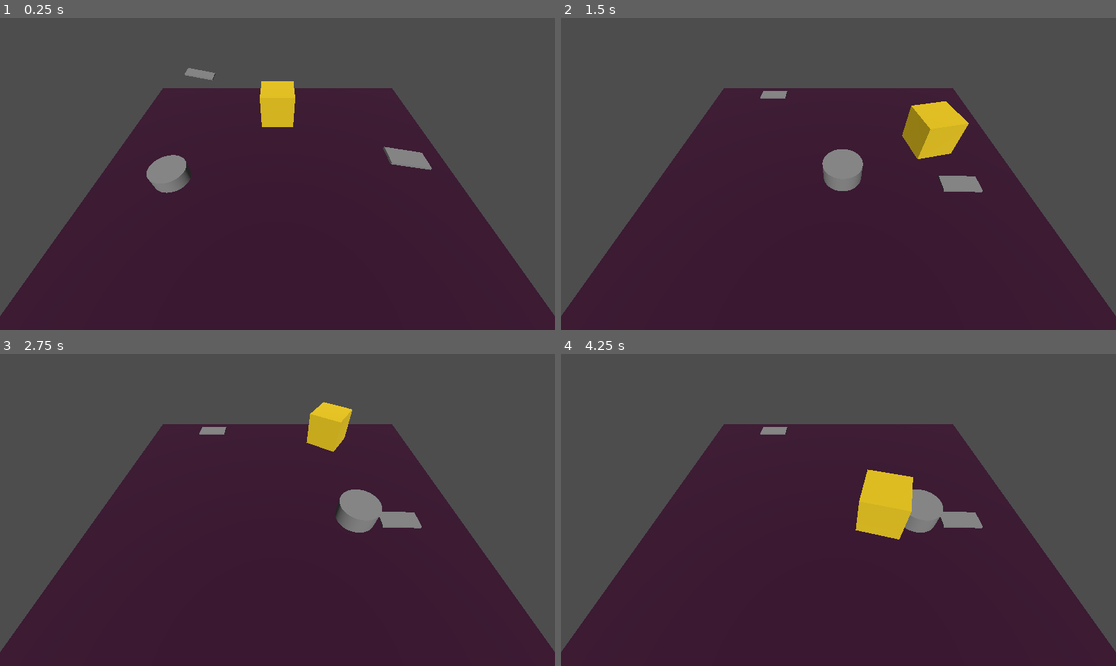
Above: before the commit, frames 1-4 (two rows, left to right).
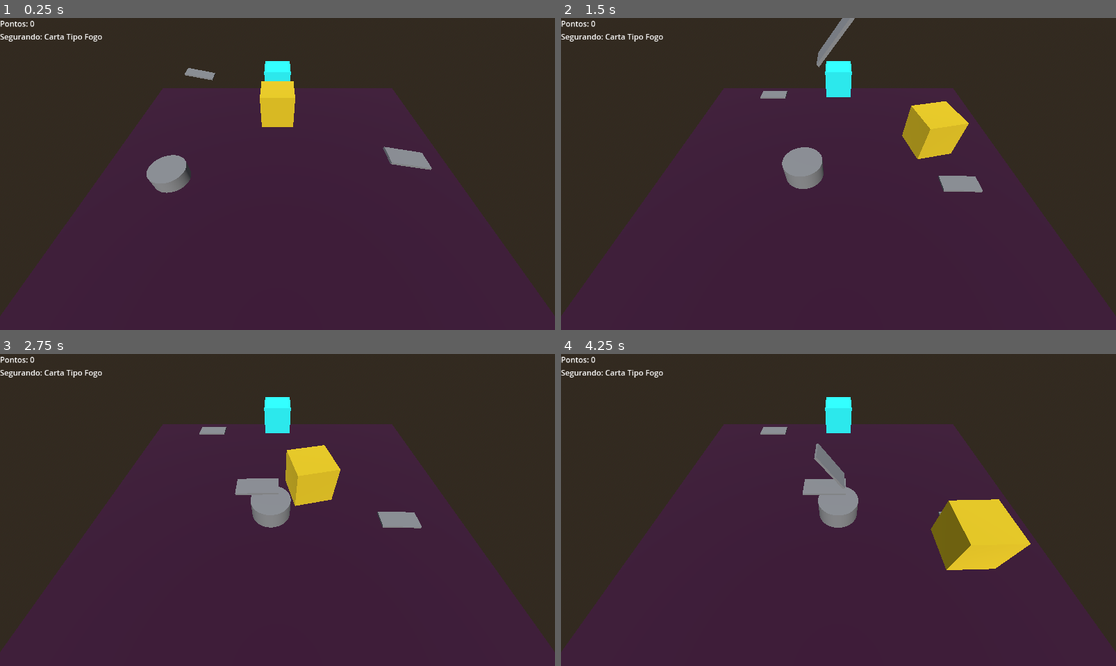
Above: after the commit, the same moments.

Repository: niksonleonard/the-delightful-letters-mess-game
Game: Godot game, scene res://main_scene.tscn
Same seed, same stepped clock (60 frames per second), same inputs: the game is played once before the commit and once after it.
Inputs (mouse positions are in pixels of both pictures, inside the frame that each line leads up to):
- Up to frame 1 (0.25 s): no input
- Up to frame 2 (1.5 s): move the mouse to (960, 158) at 0.52 s; click (960, 158) at 0.6 s; move the mouse to (727, 189) at 1.27 s; click (727, 189) at 1.35 s
- Up to frame 3 (2.75 s): move the mouse to (333, 441) at 2.02 s; click (333, 441) at 2.1 s
- Up to frame 4 (4.25 s): move the mouse to (810, 572) at 2.77 s; click (810, 572) at 2.85 s; move the mouse to (1005, 556) at 3.52 s; click (1005, 556) at 3.6 s

The runs differ from the first frame. In frame 1, 44% of the frame differs, in the area x 0-100%, y 0-96%; in frame 2, 46%; in frame 3, 48%; in frame 4, 51%.

Commit message:
feat: added some sounds and XR base

Diff:
--- a/JoaninhaController.gd
+++ b/JoaninhaController.gd
@@ -4,7 +4,7 @@
 
 const LETTERS_GROUP = "letters"
 
-var Speed = 3
+var Speed = 2
 
 func _letter_touched_floor(target_position: Vector3):
 	navigationAgent.target_position = target_position
@@ -37,6 +37,7 @@
 
 ## Represents all the proccess that must be done when touch a letter
 func eatTheFoundLetter(letter: Object):
+	$AudioStreamPlayer3D.play()
 	print("Nhaaac!")
 
 	# For now just destroy the letter
--- a/JoaninhaObject.tscn
+++ b/JoaninhaObject.tscn
@@ -1,6 +1,7 @@
-[gd_scene load_steps=4 format=3 uid="uid://c1mbd01sf4615"]
+[gd_scene load_steps=5 format=3 uid="uid://c1mbd01sf4615"]
 
 [ext_resource type="Script" path="res://JoaninhaController.gd" id="1_trdbi"]
+[ext_resource type="AudioStream" uid="uid://dmmsskhicg28m" path="res://sounds/4chewing-carrot-a.wav" id="2_qbpow"]
 
 [sub_resource type="BoxShape3D" id="BoxShape3D_1t2d1"]
 
@@ -24,3 +25,6 @@
 path_desired_distance = 0.1
 
 [node name="NavigationObstacle3D" type="NavigationObstacle3D" parent="."]
+
+[node name="AudioStreamPlayer3D" type="AudioStreamPlayer3D" parent="."]
+stream = ExtResource("2_qbpow")
--- /dev/null
+++ b/LetterSpawmerController.gd
@@ -0,0 +1,18 @@
+extends Node3D
+
+# Reference to wich scene create (a link  to Letter Object)
+@export var letter_object_scene: PackedScene
+
+# Called when the node enters the scene tree for the first time.
+func _ready():
+	$CreateLetterTimer.timeout.connect(createLetterInstance)
+
+func createLetterInstance():
+	# Create a new letter
+	var letter = letter_object_scene.instantiate()
+
+	# Add it to the scene
+	add_child(letter)
+
+	# Restart the timer
+	$CreateLetterTimer.start(2)
--- a/main_scene.tscn
+++ b/main_scene.tscn
@@ -1,10 +1,19 @@
-[gd_scene load_steps=9 format=3 uid="uid://cl0fqubkhle6p"]
+[gd_scene load_steps=16 format=3 uid="uid://cl0fqubkhle6p"]
 
 [ext_resource type="PackedScene" uid="uid://mrgdsy2jrmeo" path="res://PlayerObject.tscn" id="1_a5whe"]
 [ext_resource type="PackedScene" uid="uid://dpuxgnkl2bsmg" path="res://LetterObject.tscn" id="2_oy542"]
 [ext_resource type="PackedScene" uid="uid://c1mbd01sf4615" path="res://JoaninhaObject.tscn" id="3_iepm1"]
+[ext_resource type="Script" path="res://LetterSpawmerController.gd" id="4_wvl66"]
+[ext_resource type="AudioStream" uid="uid://bfsd5majcu8dr" path="res://sounds/bg-music-helice-theme.mp3" id="5_ck2hf"]
+
+[sub_resource type="ProceduralSkyMaterial" id="ProceduralSkyMaterial_34ium"]
+
+[sub_resource type="Sky" id="Sky_xl4yy"]
+sky_material = SubResource("ProceduralSkyMaterial_34ium")
 
 [sub_resource type="Environment" id="Environment_tnx11"]
+background_mode = 2
+sky = SubResource("Sky_xl4yy")
 
 [sub_resource type="BoxShape3D" id="BoxShape3D_jidap"]
 size = Vector3(9.83, 0.2, 10)
@@ -20,6 +29,14 @@
 [sub_resource type="BoxMesh" id="BoxMesh_uq56s"]
 material = SubResource("StandardMaterial3D_vs0ir")
 size = Vector3(10, 0.2, 10)
+
+[sub_resource type="BoxShape3D" id="BoxShape3D_65lqd"]
+
+[sub_resource type="StandardMaterial3D" id="StandardMaterial3D_l35dc"]
+albedo_color = Color(0.152941, 1, 1, 1)
+
+[sub_resource type="BoxMesh" id="BoxMesh_20n2d"]
+material = SubResource("StandardMaterial3D_l35dc")
 
 [node name="MainScene" type="Node3D"]
 
@@ -59,3 +76,47 @@
 
 [node name="LetterObject2" parent="." instance=ExtResource("2_oy542")]
 transform = Transform3D(1, 0, 0, 0, 1, 0, 0, 0, 1, 2.96388, 1.47546, 0.294993)
+
+[node name="DeliveryPost" type="StaticBody3D" parent="." groups=["delivery-post"]]
+transform = Transform3D(1, 0, 0, 0, 1, 0, 0, 0, 1, 0, 0.601092, -4.75443)
+
+[node name="CollisionShape3D" type="CollisionShape3D" parent="DeliveryPost"]
+shape = SubResource("BoxShape3D_65lqd")
+
+[node name="MeshInstance3D" type="MeshInstance3D" parent="DeliveryPost"]
+mesh = SubResource("BoxMesh_20n2d")
+
+[node name="Control" type="Control" parent="."]
+layout_mode = 3
+anchors_preset = 0
+offset_right = 40.0
+offset_bottom = 40.0
+
+[node name="VBoxContainer" type="VBoxContainer" parent="Control"]
+layout_mode = 0
+offset_right = 40.0
+offset_bottom = 40.0
+
+[node name="Score" type="Label" parent="Control/VBoxContainer"]
+layout_mode = 2
+text = "Pontos: 0"
+
+[node name="HoldingLetter" type="Label" parent="Control/VBoxContainer"]
+layout_mode = 2
+text = "Segurando: Carta Tipo Fogo"
+
+[node name="LetterSpawmer" type="Node3D" parent="."]
+transform = Transform3D(1, 0, 0, 0, 1, 0, 0, 0, 1, 0, 4.57879, 0)
+script = ExtResource("4_wvl66")
+letter_object_scene = ExtResource("2_oy542")
+
+[node name="CreateLetterTimer" type="Timer" parent="LetterSpawmer"]
+autostart = true
+
+[node name="AudioStreamPlayer" type="AudioStreamPlayer" parent="."]
+stream = ExtResource("5_ck2hf")
+autoplay = true
+
+[node name="XROrigin3D" type="XROrigin3D" parent="."]
+
+[node name="XRCamera3D" type="XRCamera3D" parent="XROrigin3D"]
--- a/project.godot
+++ b/project.godot
@@ -26,3 +26,8 @@
 [rendering]
 
 renderer/rendering_method="mobile"
+
+[xr]
+
+openxr/enabled=true
+shaders/enabled=true
Not shown, added: sounds/4chewing-carrot-a.wav.import
Not shown, added: sounds/bg-music-helice-theme.mp3.import
Not shown, changed: README.md
Not shown, added: sounds/4chewing-carrot-a.wav
Not shown, added: sounds/bg-music-helice-theme.mp3
